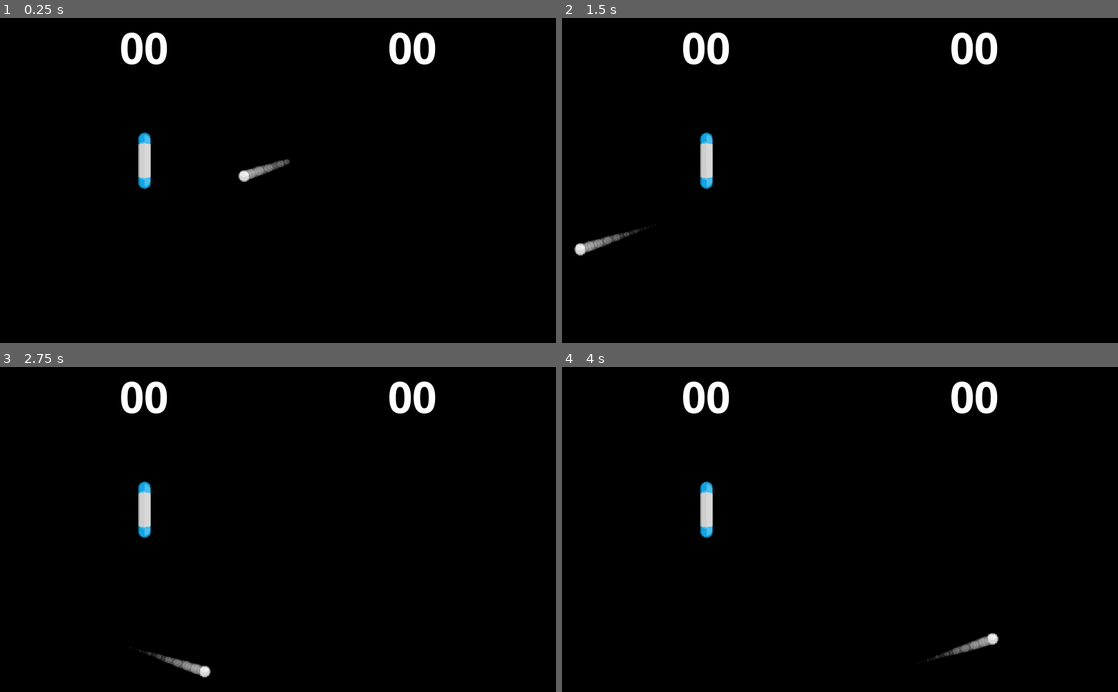
Above: before the commit, frames 1-4 (two rows, left to right).
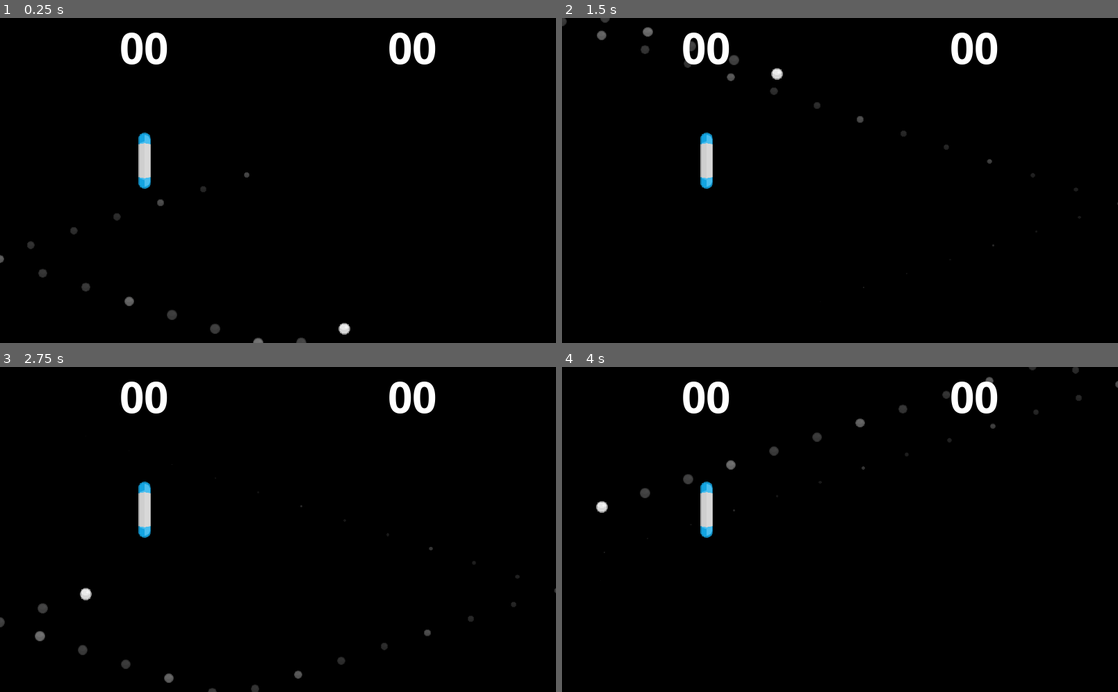
Above: after the commit, the same moments.

Repository: F1r3f0x/Godot3-ClonePong
Game: Godot game, scene res://Scenes/Main.tscn
Two runs of this game, one before a commit and one after it. Both use one fixed random seed, a clock stepped at 60 frames per second and the inputs below.
Inputs (mouse positions are in pixels of both pictures, inside the frame that each line leads up to):
- Up to frame 1 (0.25 s): no input
- Up to frame 2 (1.5 s): move the mouse to (962, 164) at 0.52 s; hold W (player_1_up) 0.53-1.28 s; tap L (player_2_down) at 0.6 s; move the mouse to (728, 196) at 1.27 s; hold S (player_1_down) from 1.28 s (still down); tap O (player_2_up) at 1.35 s
- Up to frame 3 (2.75 s): move the mouse to (333, 458) at 2.02 s; release S (player_1_down) at 2.03 s; hold W (player_1_up) from 2.03 s (still down); tap L (player_2_down) at 2.1 s
- Up to frame 4 (4 s): move the mouse to (812, 594) at 2.77 s; tap O (player_2_up) at 2.85 s; move the mouse to (1006, 578) at 3.52 s; release W (player_1_up) at 3.53 s; hold S (player_1_down) from 3.53 s (still down); tap L (player_2_down) at 3.6 s

The runs differ from the first frame. In frame 1, 0.7% of the frame differs, in the area x 0-63%, y 43-100%; in frame 2, 0.8%; in frame 3, 0.8%, in the area x 0-100%, y 29-100%; in frame 4, 0.8%.

Commit message:
Fix movement ball

Diff:
--- a/Scenes/Ball.tscn
+++ b/Scenes/Ball.tscn
@@ -72,23 +72,16 @@
 anim_loop = false
 _sections_unfolded = [ "Angular Velocity", "Animation", "Color", "Emission Shape", "Flags", "Gravity", "Initial Velocity", "Linear Accel", "Scale", "Spread", "Trail" ]
 
-[node name="Ball" type="Area2D" index="0"]
+[node name="Ball" type="KinematicBody2D" index="0"]
 
 input_pickable = true
-gravity_vec = Vector2( 0, 1 )
-gravity = 98.0
-linear_damp = 0.1
-angular_damp = 1.0
+collision_layer = 1
 collision_mask = 2
-audio_bus_override = false
-audio_bus_name = "Master"
+collision/safe_margin = 0.08
 script = ExtResource( 1 )
 _sections_unfolded = [ "Audio Bus", "Collision", "Pickable", "Transform" ]
-__meta__ = {
-"_edit_group_": true
-}
 PLAYING = false
-SPEED = 350.0
+SPEED = 5000.0
 
 [node name="Sprite" type="Sprite" parent="." index="0"]
 
@@ -120,5 +113,3 @@
 h_frames = 1
 v_frames = 1
 _sections_unfolded = [ "Drawing", "Process Material", "Textures", "Time", "Transform", "Z Index" ]
-
-[connection signal="area_entered" from="." to="." method="_on_Ball_area_entered"]
--- a/Scripts/Ball.gd
+++ b/Scripts/Ball.gd
@@ -1,6 +1,6 @@
 # Ball Script
 # F1r3f0x - 2018
-extends Area2D
+extends KinematicBody2D
 
 onready var particles = $Particles
 
@@ -26,8 +26,7 @@
 
 func _process(delta):
 	# Move ball every frame
-	var new_pos = position + direction.normalized() * SPEED * delta
-	position = new_pos
+	move_and_collide(direction.normalized() * SPEED * delta)
 
 	# Clamp to walls
 	position.x = clamp(position.x, 0, get_viewport_rect().size.x)
@@ -53,7 +52,3 @@
 	randomize()
 	var x_dir = [-1, 1]
 	return Vector2(x_dir[randi() % 2], rand_range(random_dir_y_min, random_dir_y_max))
-
-
-func _on_Ball_area_entered(area):
-	print("HIT!")
